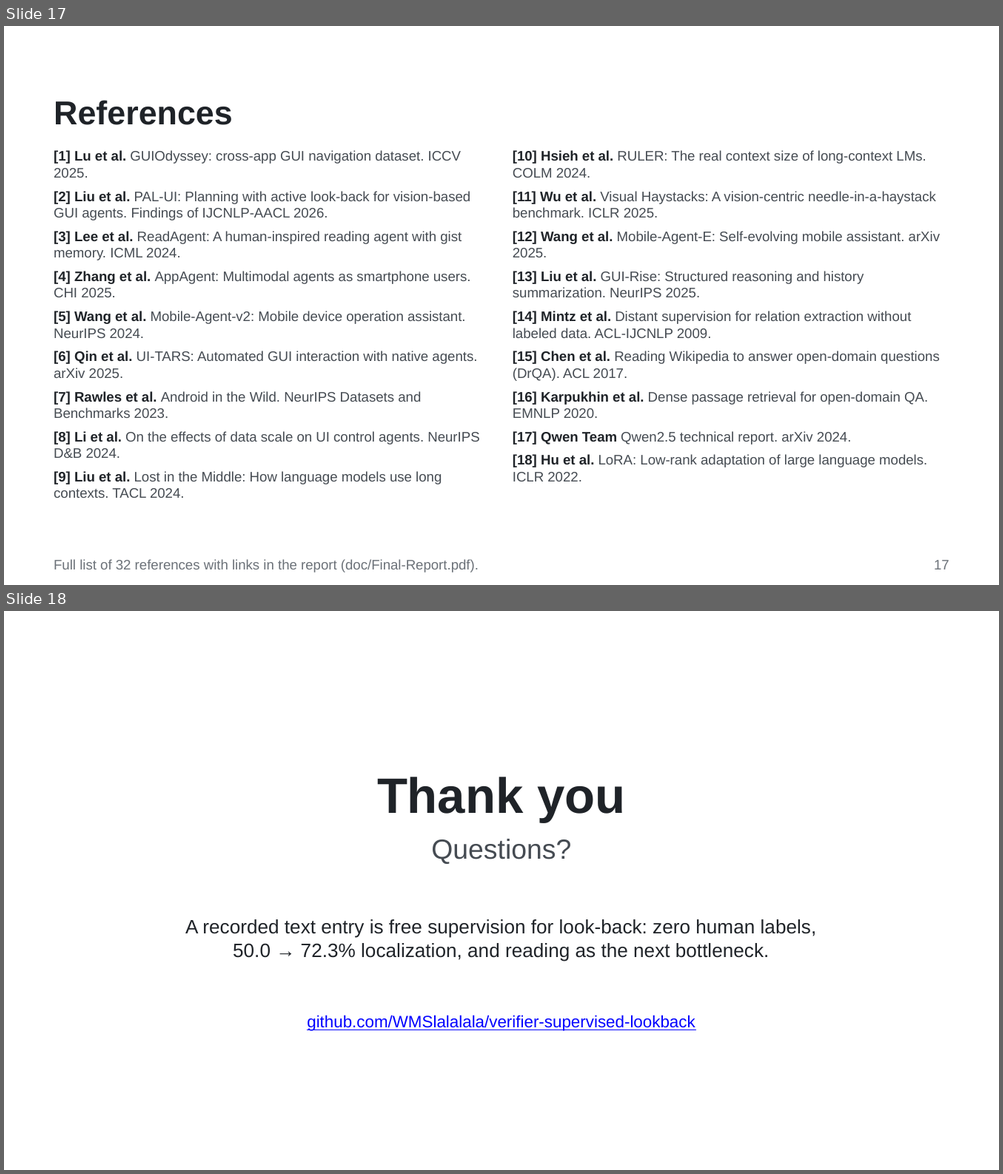
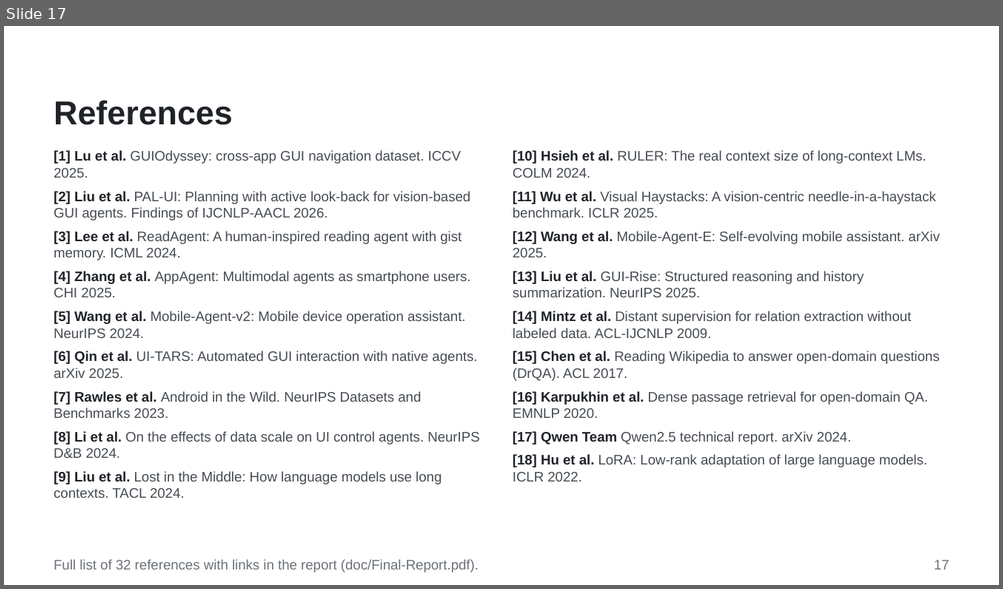
Before and after one commit to WMSlalalala/verifier-supervised-lookback, a slide deck: doc/Slides.pptx. Shown one above the other, each under a label of ours: slides 17 and 18 before the commit, slide 17 after it. The pictures are 1003x1174 and 1003x589 pixels, drawn with LibreOffice and Linux fonts; fonts in the diff are those of the drawing; background and template pictures are left out. Boxes give left, top, right and bottom in pixels: in the first picture for what was removed or moved away, otherwise in the second. Text is boxed around its words. In the diff, an @@ line names an element or a change of style, - is before the commit and + after.

```diff
--- a/doc/Slides.pptx
+++ b/doc/Slides.pptx
@@ slide 18 removed at <box>4,611,999,1170</box>, background #FFFFFF @@
@@ title removed at <box>377,777,625,822</box> @@
-Thank you
@@ subtitle removed at <box>431,839,571,864</box> @@
-Questions?
@@ text removed at <box>185,920,817,961</box> @@
-A recorded text entry is free supervision for look-back: zero human labels, 50.0 → 72.3% localization, and reading as the next bottleneck.
@@ text removed at <box>307,1015,694,1031</box> @@
-github.com/WMSlalalala/verifier-supervised-lookback
```
Also in this commit, not shown: 3 slides added, 2 other slides removed, 3 other files.
